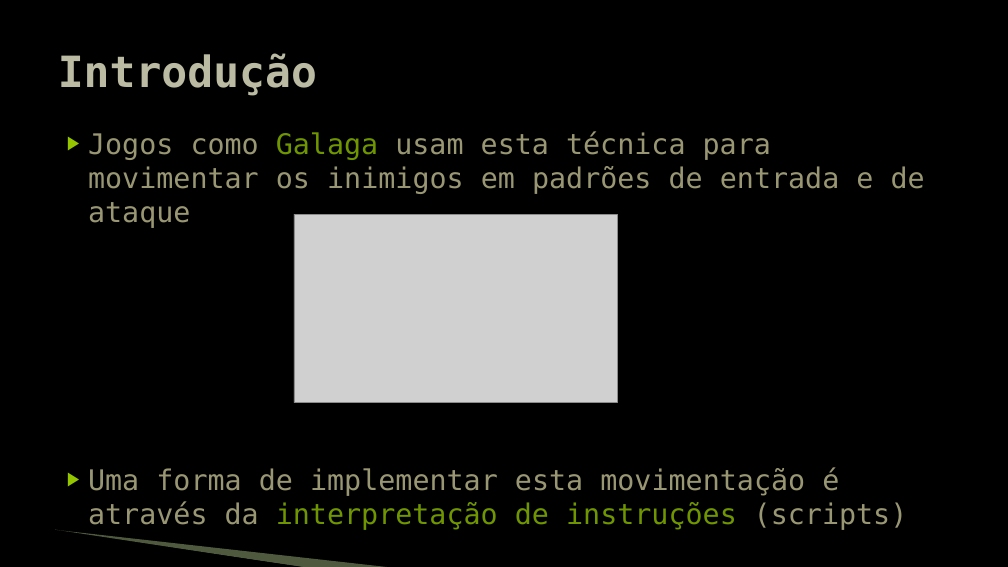
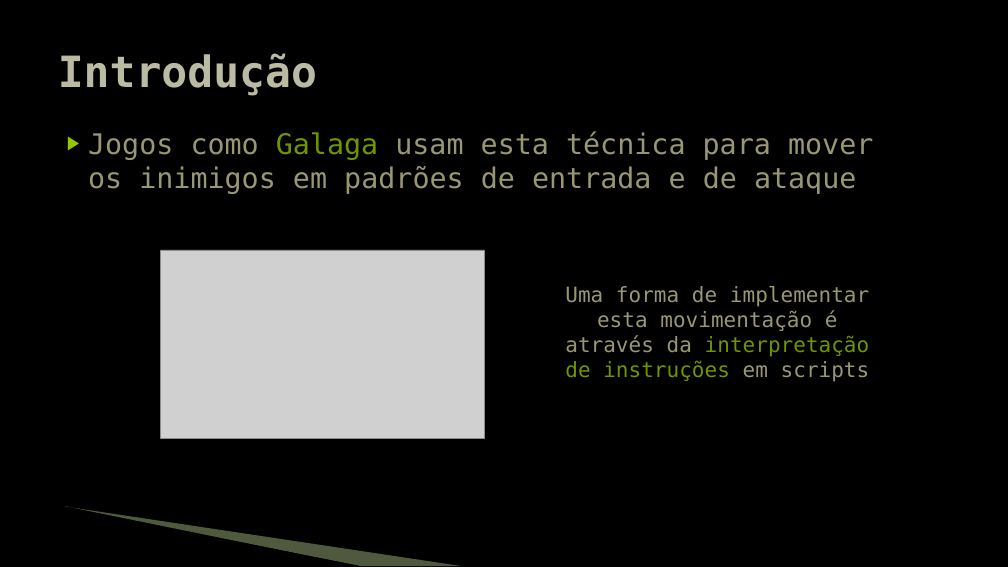
Before and after one commit to JudsonSS/Jogos, a slide deck: slide 3 of Slides/27. Padrões e Scripts.pptx. Drawn at 1008x567 pixels with LibreOffice and Linux fonts; fonts in the diff are those of the drawing; grey boxes stand for pictures; background and template pictures are left out. Boxes give left, top, right and bottom in pixels: in the first picture for what was removed or moved away, otherwise in the second. Text is boxed around its words. In the diff, an @@ line names an element or a change of style, - is before the commit and + after.

```diff
--- a/Slides/27. Padrões e Scripts.pptx
+++ b/Slides/27. Padrões e Scripts.pptx
@@ text at box(88, 131, 873, 194): text changed @@
-▶ Jogos como Galaga usam esta técnica para movimentar os inimigos em padrões de entrada e de ataque
-▶ Uma forma de implementar esta movimentação é através da interpretação de instruções (scripts)
+▶ Jogos como Galaga usam esta técnica para mover
+  os inimigos em padrões de entrada e de ataque
@@ picture: place and size @@
-picture at box(294, 214, 618, 402)
+picture at box(161, 250, 485, 439)
@@ text added at box(565, 286, 870, 382), 20 pt, text #999773 @@
+Uma forma de implementar esta movimentação é através da interpretação de instruções em scripts
@@ freeform shape: place and size @@
-freeform shape at box(54, 531, 306, 567)
+freeform shape at box(64, 508, 360, 566)
@@ freeform shape: place and size @@
-freeform shape at box(55, 530, 393, 567)
+freeform shape at box(66, 507, 463, 566)
```
Also in this commit, not shown: 7 other slides changed.
